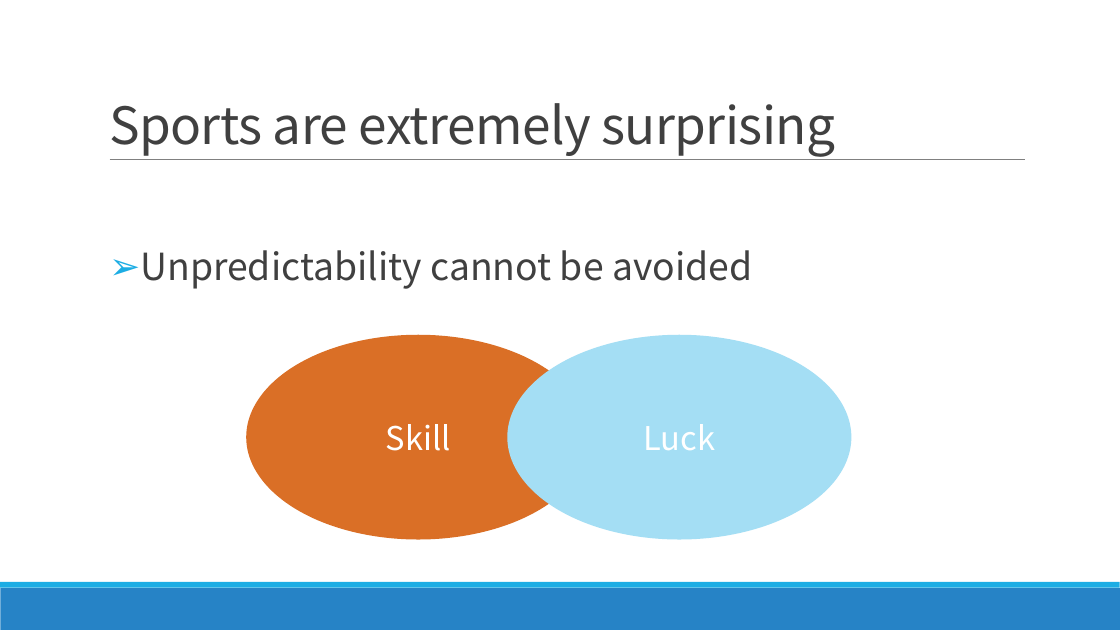
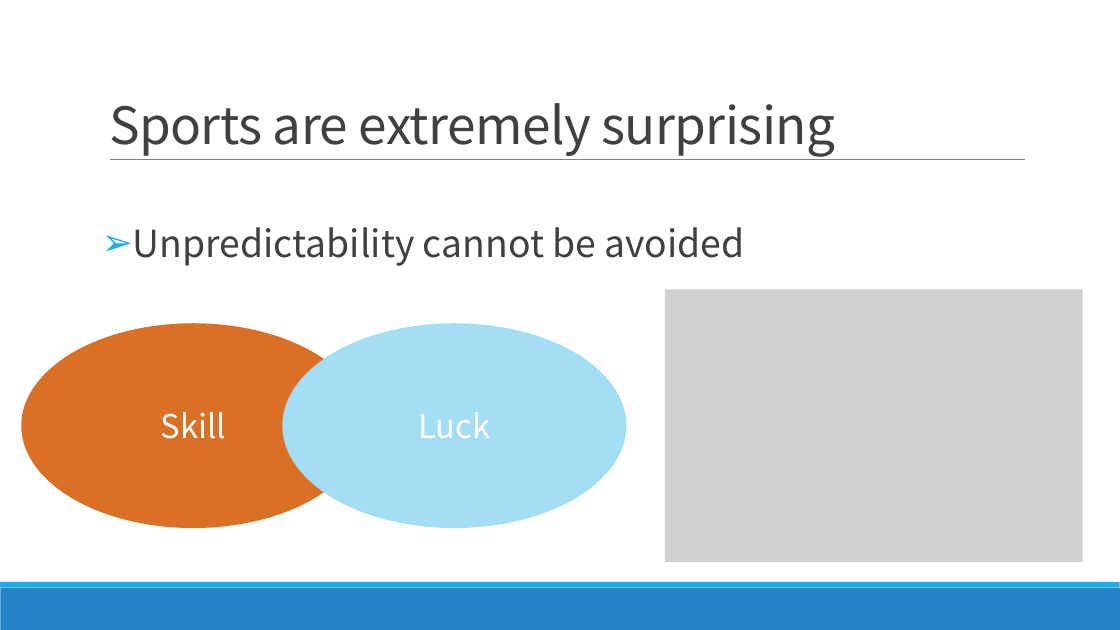
Before and after one commit to FindNorthStar/DataMining, a slide deck: slide 7 of homework_1/Luck is Hard to Beat The Difficulty of Sports Prediction.pptx. Drawn at 1120x630 pixels with LibreOffice and Linux fonts; fonts in the diff are those of the drawing; grey boxes stand for pictures. Boxes give left, top, right and bottom in pixels: in the first picture for what was removed or moved away, otherwise in the second. Text is boxed around its words. In the diff, an @@ line names an element or a change of style, - is before the commit and + after.

```diff
--- a/homework_1/Luck is Hard to Beat The Difficulty of Sports Prediction.pptx
+++ b/homework_1/Luck is Hard to Beat The Difficulty of Sports Prediction.pptx
@@ text "Unpredictability cannot be avoided": place and size @@
-text "Unpredictability cannot be avoided" at (140,250,752,289)
+text "Unpredictability cannot be avoided" at (133,227,745,266)
@@ picture added at (665,290,1083,562) @@
@@ ellipse "Skill": place and size @@
-ellipse "Skill" at (246,335,591,540)
+ellipse "Skill" at (21,323,365,528)
@@ ellipse "Luck": place and size @@
-ellipse "Luck" at (507,335,852,540)
+ellipse "Luck" at (282,323,627,528)
```
Also in this commit, not shown: 8 other slides changed, 1 other file.
